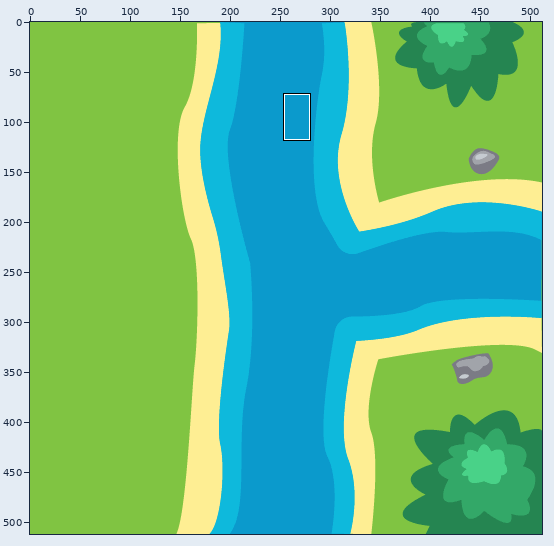
Two states of a sprite sheet, azulejos/tile1.png. Above, an overview of the earlier version with the close-up marked.
Close-up. Earlier state:
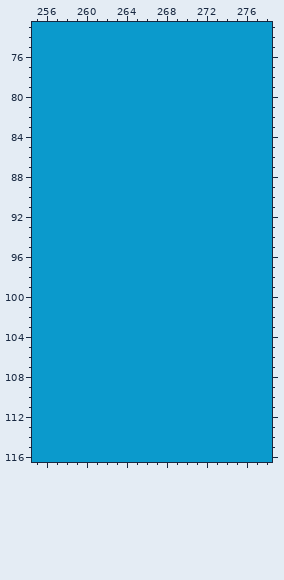
The file is 512x512 pixels. Colours within 5 levels of each other are drawn and written as one. Shown: x 255..278, y 73..116. The commit also changed other parts of the picture, which this record leaves out.
The result:
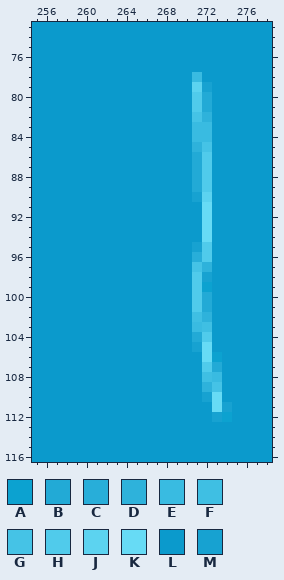
Palette (. is transparent): A #0ca2d0  B #22aad6  C #28aed9  D #2eb2db  E #39bbe1  F #3fbfe3  G #45c3e6  H #50cbeb  J #5cd3f0  K #67dbf5  L #0b9acc  M #17a2d1
Difference:
Changed rows in their new state; - is an unchanged pixel.
first column x 271:
 78 E---
 79 JM--
 80 HB--
 81 HB--
 82 GD--
 83 EE--
 84 EE--
 85 DG--
 86 BH--
 87 BH--
 88 BH--
 89 BH--
 90 MJ--
 91 -K--
 92 -K--
 93 -K--
 94 -K--
 95 MH--
 96 CH--
 97 GD--
 98 HM--
 99 HA--
100 HB--
101 HB--
102 FD--
103 EF--
104 BH--
105 MK--
106 -KA-
107 -HB-
108 -FE-
109 -DG-
110 -MK-
111 --KM
112 --MA
Pixel boxes of the changes (left, top, right, bottom) in both close-ups:
changed: (192, 72, 232, 422)
